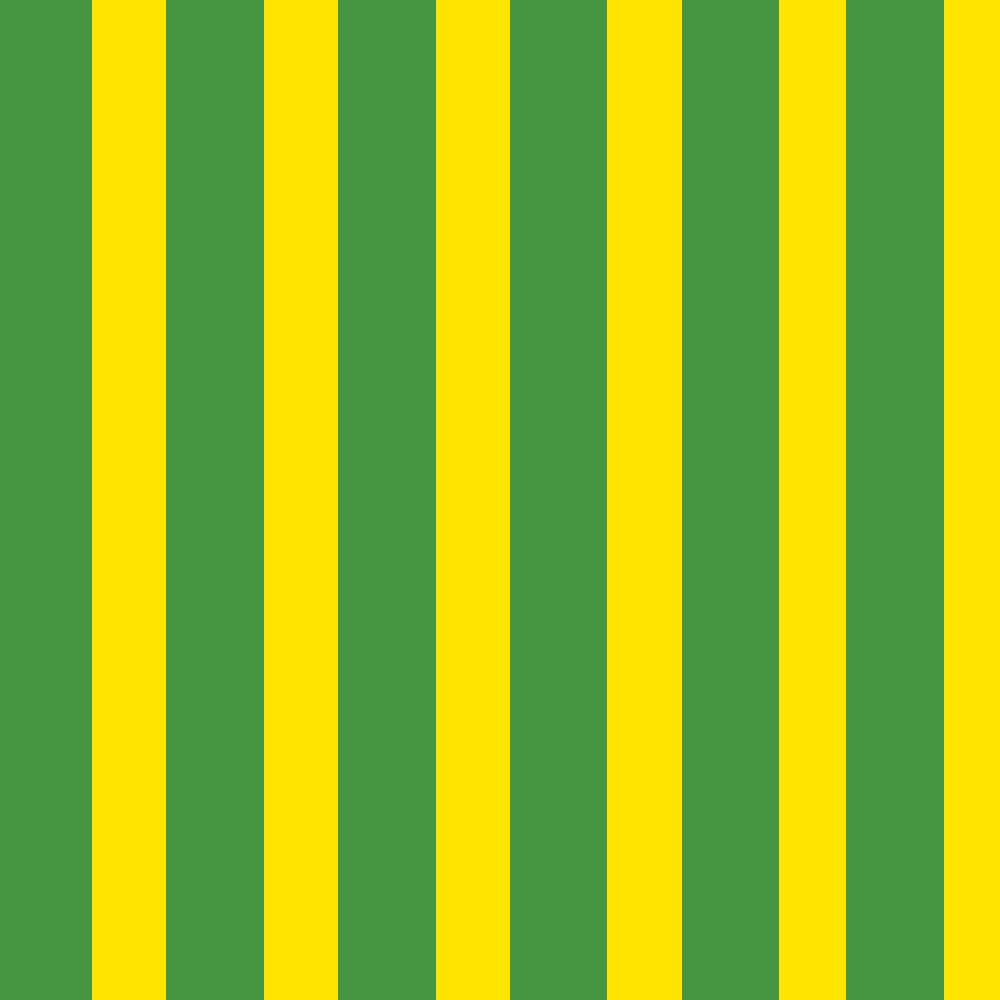
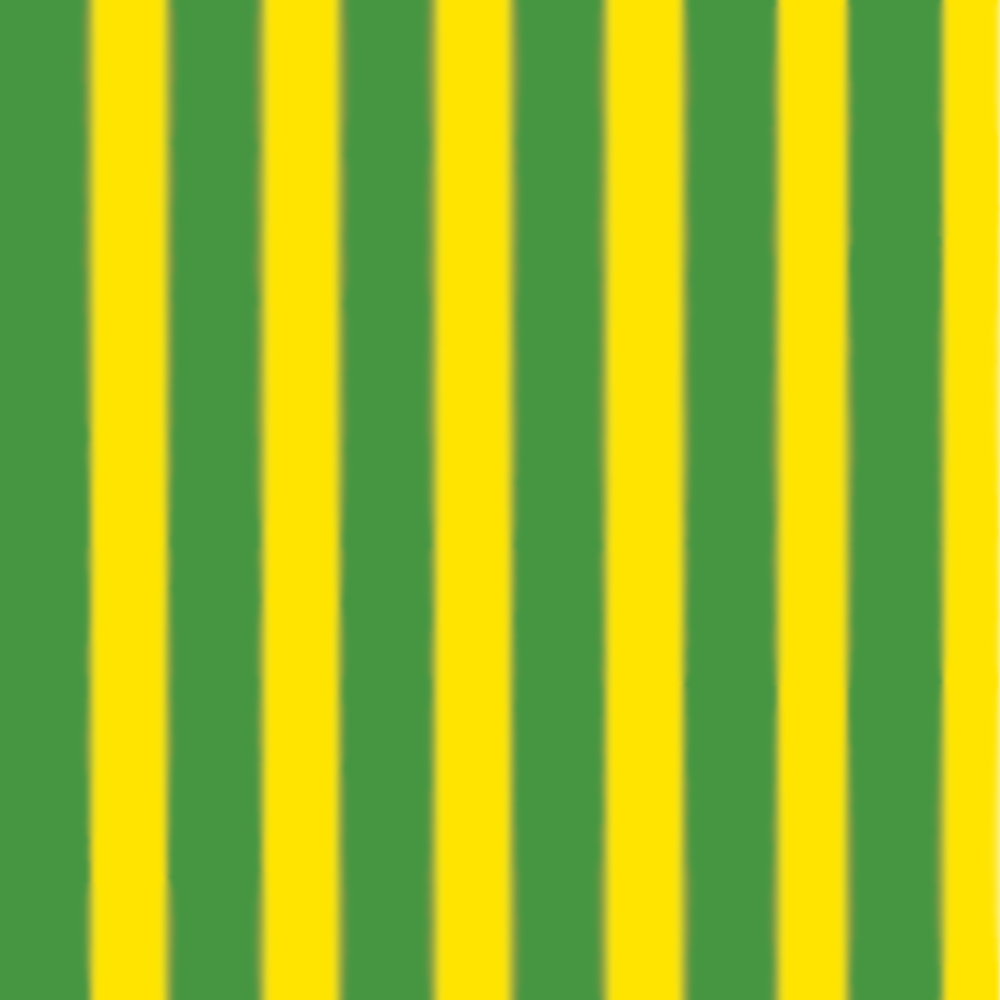
Layers edited between the first and the second 1000×1000 image:
removed layer "Layer 2" over bbox(77, 0, 944, 1000)
painted on "Layer 1" over bbox(77, 0, 1000, 1000)
